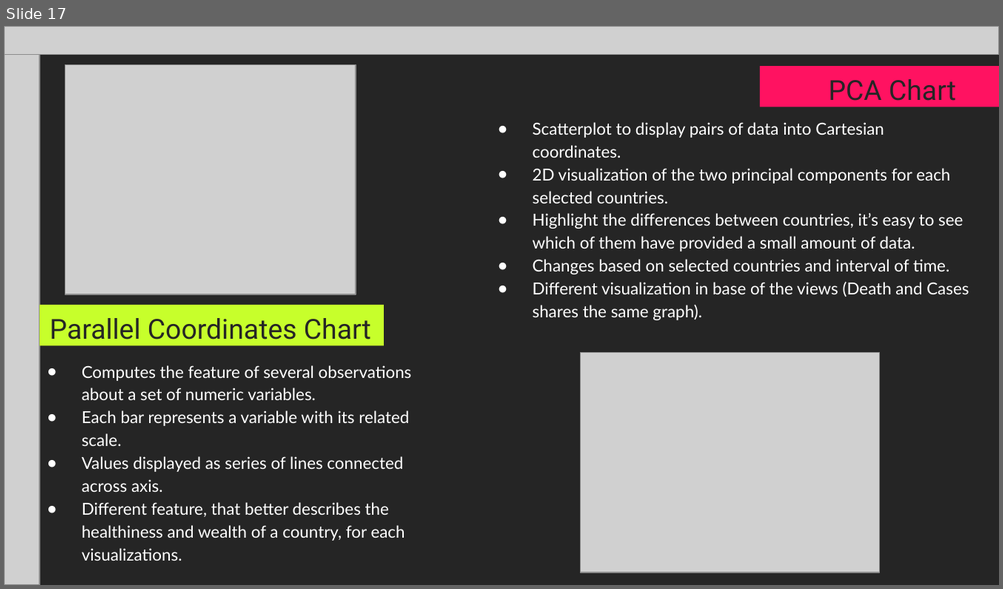
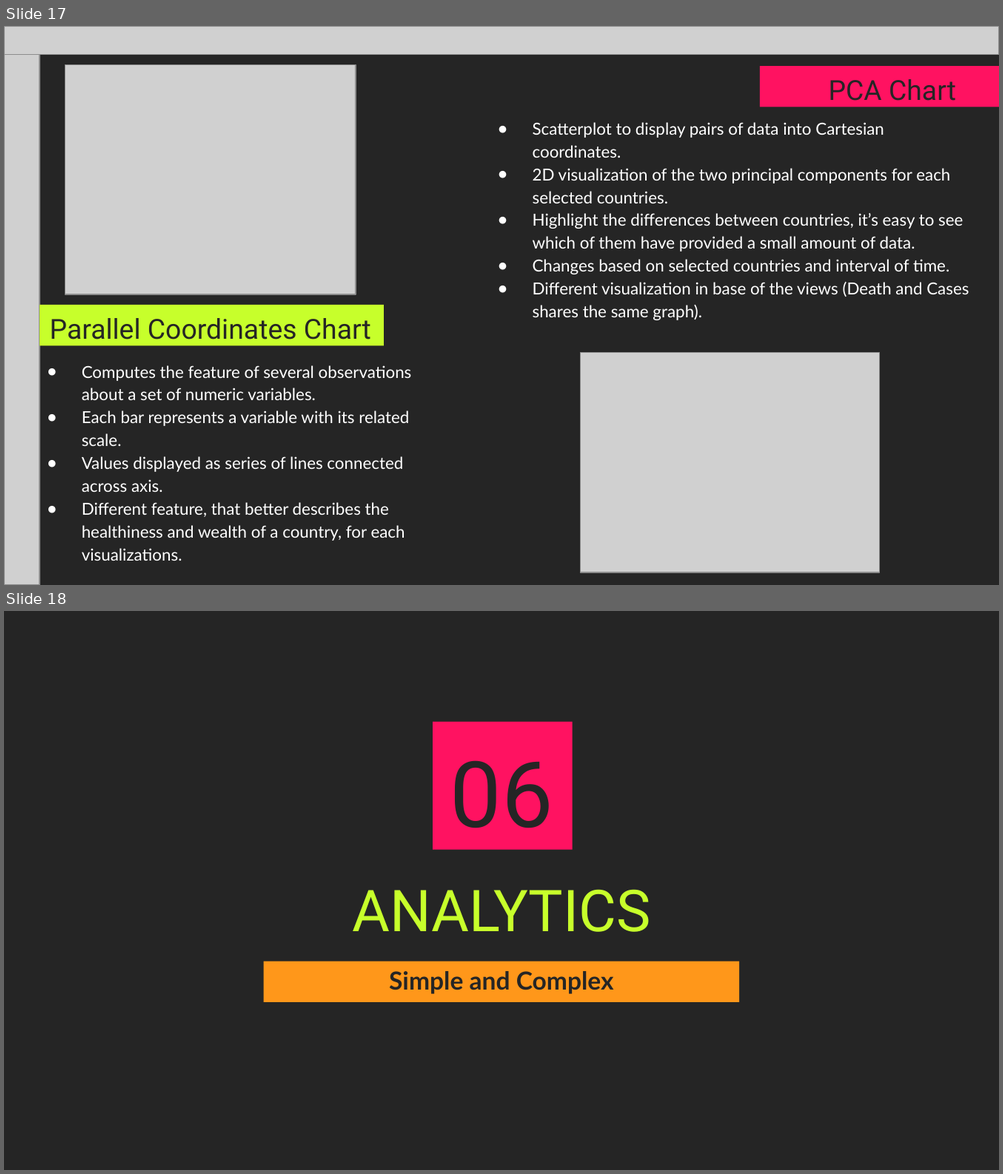
Before and after one commit to Covid19-visualization/Documentation, a slide deck: powerpoint/presentation.pptx. Shown one above the other, each under a label of ours: slide 17 before the commit, slides 17 and 18 after it. The pictures are 1003x589 and 1003x1174 pixels, drawn with LibreOffice and Linux fonts; fonts in the diff are those of the drawing; grey boxes stand for pictures. Boxes give left, top, right and bottom in pixels: in the first picture for what was removed or moved away, otherwise in the second. Text is boxed around its words. In the diff, an @@ line names an element or a change of style, - is before the commit and + after.

```diff
--- a/powerpoint/presentation.pptx
+++ b/powerpoint/presentation.pptx
@@ slide 18 added at (x1=4, y1=611, x2=999, y2=1170), background #252525 @@
@@ rectangle added at (x1=432, y1=721, x2=572, y2=850), fill #FF1261 @@
@@ text added at (x1=449, y1=760, x2=552, y2=829), 66.3 pt, text #252525 @@
+06
@@ title added at (x1=352, y1=889, x2=650, y2=932), 41.8 pt, text #C7FF2B @@
+ANALYTICS
@@ rectangle added at (x1=264, y1=961, x2=739, y2=1002), fill #FF971A @@
@@ text added at (x1=389, y1=971, x2=614, y2=994), 18 pt, text #252525, bold @@
+Simple and Complex
```
Also in this commit, not shown: 2 slides changed, 7 other slides added.
